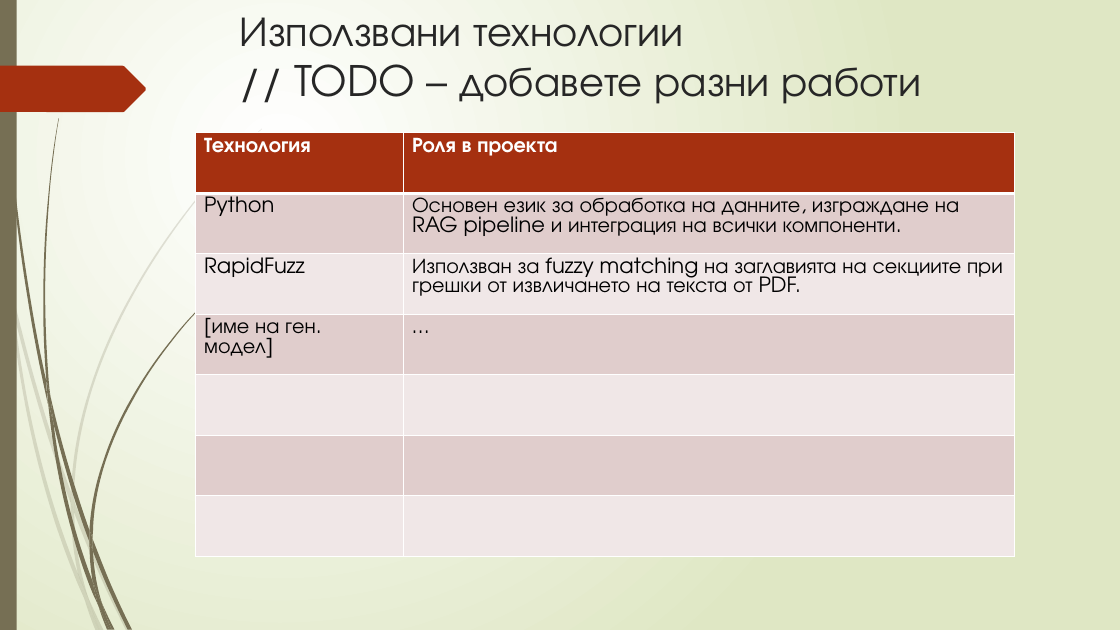
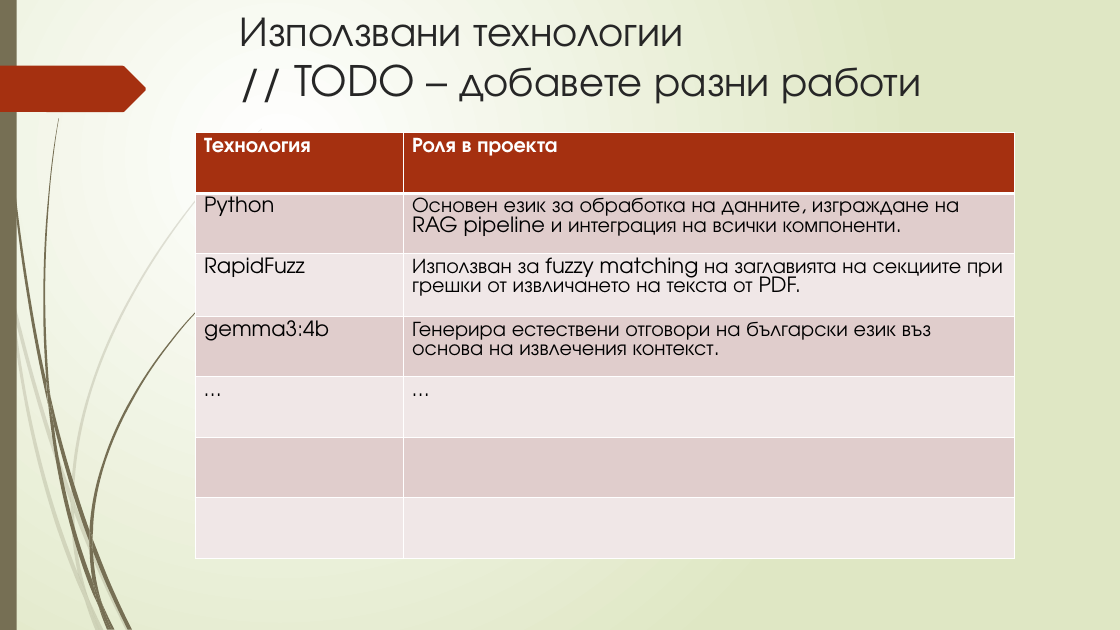
Before and after one commit to Samuil12/project_RAG, a slide deck: slide 11 of rag_presentation.pptx. Drawn at 1120x630 pixels with LibreOffice and Linux fonts; fonts in the diff are those of the drawing. Boxes give left, top, right and bottom in pixels: in the first picture for what was removed or moved away, otherwise in the second. Text is boxed around its words. In the diff, an @@ line names an element or a change of style, - is before the commit and + after.

```diff
--- a/rag_presentation.pptx
+++ b/rag_presentation.pptx
@@ table at (196,133,1015,559) @@
-row 4: [име на ген. модел] | …
+row 4: gemma3:4b | Генерира естествени отговори на български език въз основа на извлечения контекст.
+row 5: … | …
-row 7:  | 
```
Also in this commit, not shown: 5 other slides changed.
